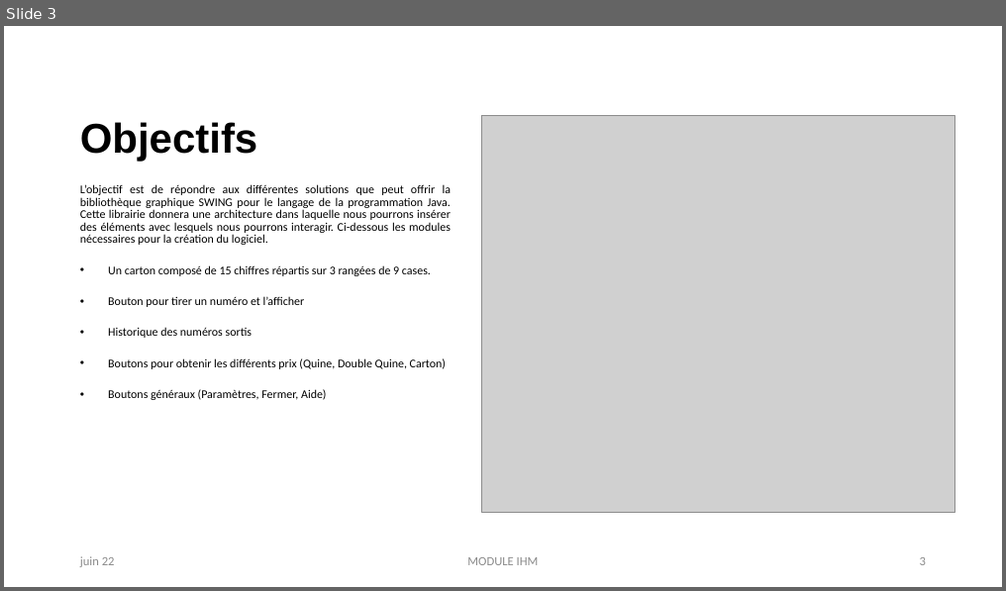
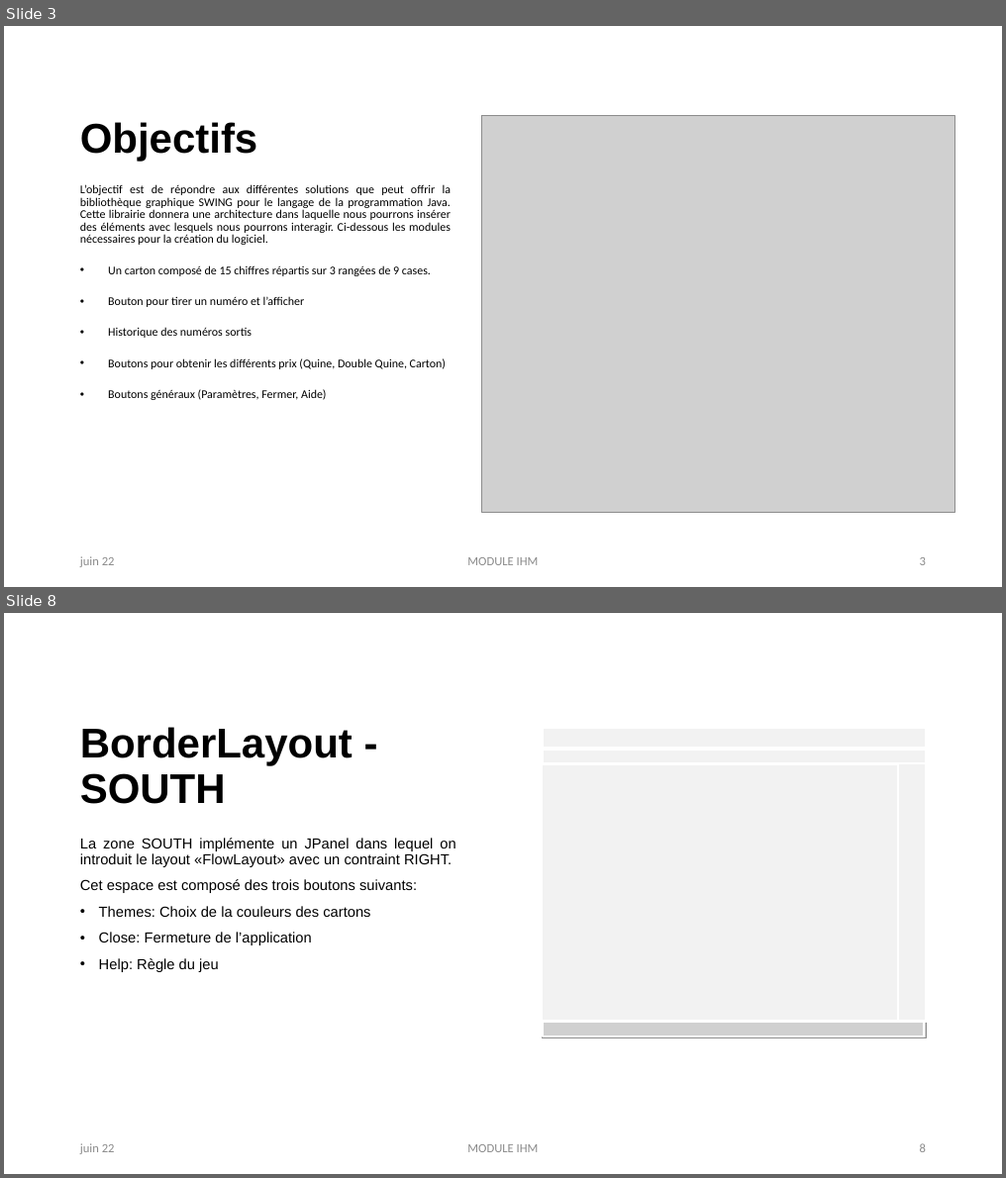
Before and after one commit to UfukArslan/Loto, a slide deck: LOTTO.pptx. Shown one above the other, each under a label of ours: slide 3 before the commit, slides 3 and 8 after it; the slides between them are not shown. The pictures are 1006x591 and 1006x1178 pixels, drawn with LibreOffice and Linux fonts; fonts in the diff are those of the drawing; grey boxes stand for pictures. Boxes give left, top, right and bottom in pixels: in the first picture for what was removed or moved away, otherwise in the second. Text is boxed around its words. In the diff, an @@ line names an element or a change of style, - is before the commit and + after.

```diff
--- a/LOTTO.pptx
+++ b/LOTTO.pptx
@@ slide 8 added at (x1=4, y1=613, x2=1002, y2=1174), background #FFFFFF @@
@@ title added at (x1=80, y1=727, x2=352, y2=804), 40 pt, text #000000, bold @@
+BorderLayout - SOUTH
@@ picture added at (x1=543, y1=728, x2=927, y2=1039) @@
@@ rectangle added at (x1=543, y1=728, x2=927, y2=749), fill #FFFFFF at 73% opacity, outline #FFFFFF 2.25 pt @@
@@ rectangle added at (x1=543, y1=750, x2=927, y2=763), fill #FFFFFF at 73% opacity, outline #FFFFFF 2.25 pt @@
@@ rectangle added at (x1=543, y1=764, x2=899, y2=1023), fill #FFFFFF at 73% opacity, outline #FFFFFF 2.25 pt @@
@@ rectangle added at (x1=898, y1=763, x2=927, y2=1022), fill #FFFFFF at 73% opacity, outline #FFFFFF 2.25 pt @@
@@ text added at (x1=80, y1=838, x2=455, y2=972), 14 pt, text #000000 @@
+La zone SOUTH implémente un JPanel dans lequel on introduit le layout «FlowLayout» avec un contraint RIGHT.
+Cet espace est composé des trois boutons suivants:
+• Themes: Choix de la couleurs des cartons
+• Close: Fermeture de l’application
+• Help: Règle du jeu
@@ rectangle added at (x1=543, y1=1022, x2=924, y2=1037), outline #FFFFFF 2.25 pt @@
@@ text added at (x1=80, y1=1144, x2=115, y2=1155), 12 pt, text #8C8C8C @@
+juin 22
@@ text added at (x1=467, y1=1145, x2=539, y2=1153), 12 pt, text #8C8C8C @@
+MODULE IHM
@@ page number added at (x1=920, y1=1144, x2=926, y2=1153), 12 pt, text #8C8C8C @@
+8
```
Also in this commit, not shown: 2 slides changed, 5 other slides added, 19 other files.
